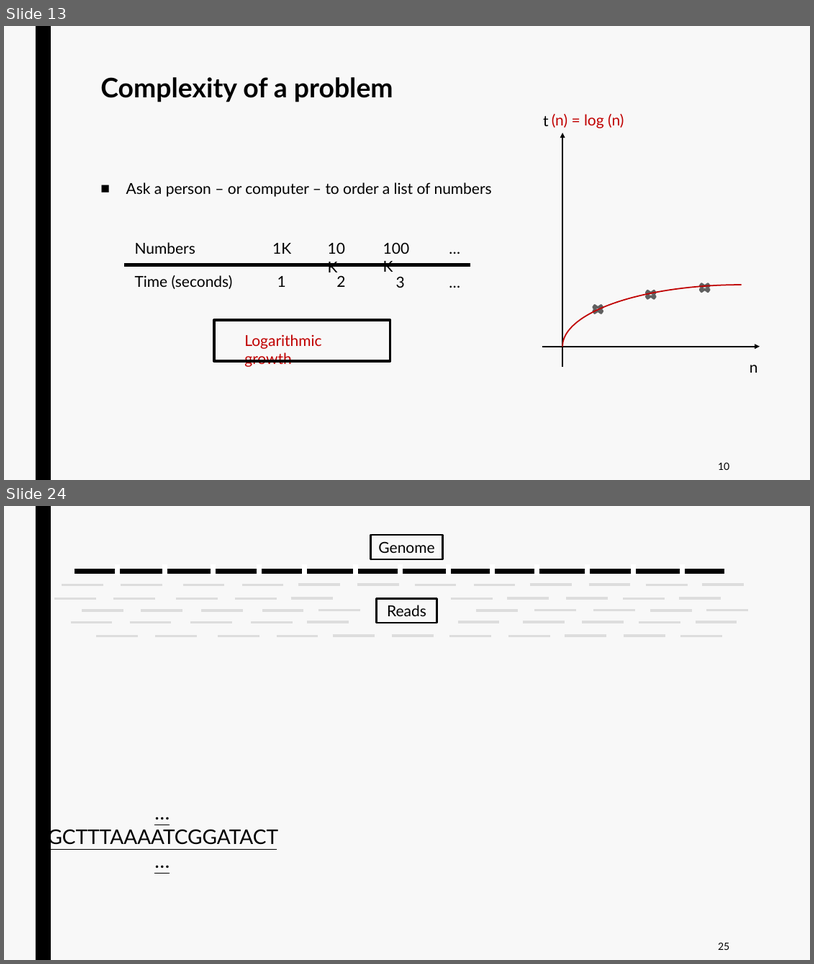
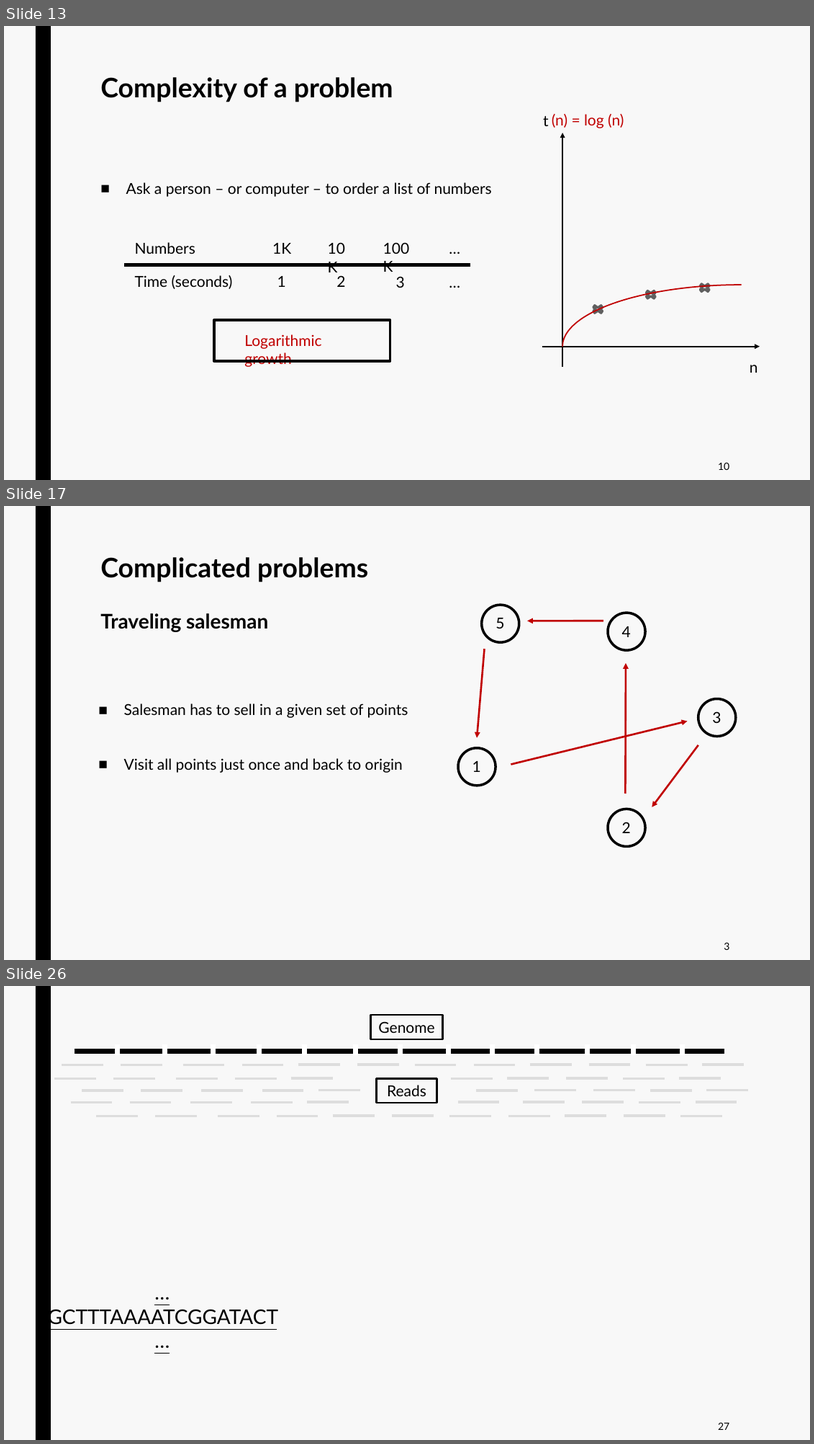
Before and after one commit to jurtasun/presentations, a slide deck: 202306_LMS_Complexity/230619_LMS_Complexity.ppt. Shown one above the other, each under a label of ours: slides 13 and 24 before the commit, slides 13, 17 and 26 after it; the slides between them are not shown. The pictures are 814x964 and 814x1444 pixels, drawn with LibreOffice and Linux fonts; fonts in the diff are those of the drawing. Boxes give left, top, right and bottom in pixels: in the first picture for what was removed or moved away, otherwise in the second. Text is boxed around its words. In the diff, an @@ line names an element or a change of style, - is before the commit and + after.

```diff
--- a/202306_LMS_Complexity/230619_LMS_Complexity.ppt
+++ b/202306_LMS_Complexity/230619_LMS_Complexity.ppt
@@ slide 17 added at (4,506,810,960), background #F8F8F8; not listed: 1 template element that a slide beside it also shows @@
@@ title added at (100,557,368,632), 32 pt, text #000000, bold @@
+Complicated problems
+Traveling salesman
@@ ellipse added at (482,605,520,642), outline #000000 3 pt @@
@@ ellipse added at (608,613,646,650), outline #000000 3 pt @@
@@ text added at (496,618,504,628), 18 pt, text #000000 @@
+5
@@ arrow added from (604, 621) to (528, 621), #C00000 2.25 pt @@
@@ text added at (622,626,631,637), 18 pt, text #000000 @@
+4
@@ arrow added from (485, 649) to (477, 738), #C00000 2.25 pt @@
@@ arrow added from (626, 793) to (627, 663), #C00000 2.25 pt @@
@@ ellipse added at (699,698,736,736), outline #000000 3 pt @@
@@ text added at (124,703,409,772), 18 pt, text #000000 @@
+■ Salesman has to sell in a given set of points
+■ Visit all points just once and back to origin
@@ arrow added from (512, 764) to (687, 721), #C00000 2.25 pt @@
@@ text added at (712,711,721,723), 18 pt, text #000000 @@
+3
@@ ellipse added at (458,748,496,785), outline #000000 3 pt @@
@@ text added at (473,761,481,772), 18 pt, text #000000 @@
+1
@@ arrow added from (699, 745) to (653, 807), #C00000 2.25 pt @@
@@ ellipse added at (608,809,646,847), outline #000000 3 pt @@
@@ text added at (622,821,631,833), 18 pt, text #000000 @@
+2
@@ text added at (724,942,730,950), 12 pt, text #000000 @@
+3
@@ what was slide 24 is now slide 26 @@
@@ page number at (718,1422,730,1430): text changed @@
-25
+27
```
Also in this commit, not shown: 11 slides changed, 3 other slides added, 1 slide removed.
